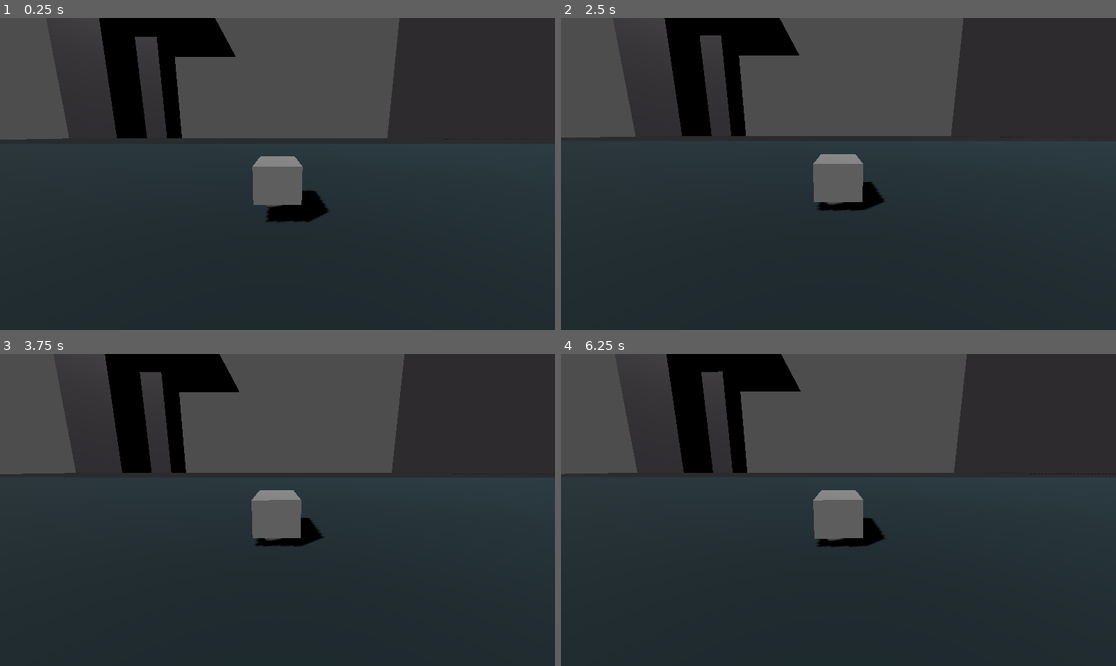
Above: before the commit, frames 1-4 (two rows, left to right).
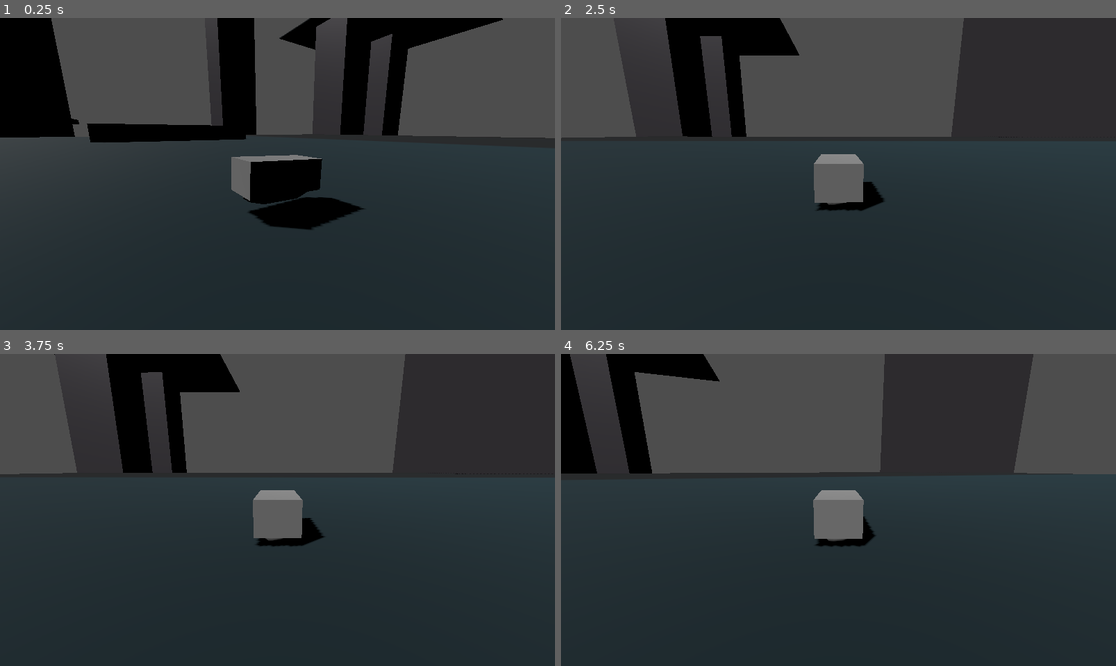
Above: after the commit, the same moments.

Repository: TaxiService/fcar
Game: Godot game, scene res://main.tscn
Two runs of this game, one before a commit and one after it. Both use one fixed random seed, a clock stepped at 60 frames per second and the inputs below. The engine's default icon, where the game draws it, is replaced by a stand-in: a white triangle on a blue panel in a dark square.
Inputs (mouse positions are in pixels of both pictures, inside the frame that each line leads up to):
- Up to frame 1 (0.25 s): no input
- Up to frame 2 (2.5 s): move the mouse to (960, 158) at 0.52 s; hold D (strafe_right) 0.53-1.28 s; hold C (crouch) 0.53-1.28 s; click (960, 158) at 0.67 s; tap Space (jump) at 0.77, 1.52 s; move the mouse to (727, 189) at 1.27 s; hold S (backward) 1.28-2.03 s; tap C (crouch) at 1.35 s; click (727, 189) at 1.42 s; move the mouse to (894, 105) at 2.02 s; hold D (strafe_right) from 2.03 s (still down); hold C (crouch) from 2.03 s (still down); click (894, 105) at 2.17 s
- Up to frame 3 (3.75 s): move the mouse to (249, 572) at 2.77 s; release D (strafe_right) at 2.78 s; release C (crouch) at 2.78 s; hold W (forward) 2.78-3.53 s; tap C (crouch) at 2.85 s; click (249, 572) at 2.92 s; tap Space (jump) at 3.02 s; move the mouse to (444, 556) at 3.52 s; hold A (strafe_left) from 3.53 s (still down); hold C (crouch) from 3.53 s (still down); click (444, 556) at 3.67 s
- Up to frame 4 (6.25 s): tap Space (jump) at 3.77, 4.52, 6.02 s; move the mouse to (672, 463) at 4.27 s; release C (crouch) at 4.28 s; tap C (crouch) at 4.35, 5.85 s; click (672, 463) at 4.42 s; move the mouse to (866, 510) at 5.02 s; release A (strafe_left) at 5.03 s; hold S (backward) 5.03-5.78 s; hold C (crouch) 5.03-5.78 s; click (866, 510) at 5.17 s; move the mouse to (755, 432) at 5.77 s; hold D (strafe_right) from 5.78 s (still down); click (755, 432) at 5.92 s

The runs differ from the first frame. In frame 1, 33% of the frame differs, in the area x 0-100%, y 0-68%; in frame 2, 0.3%; in frame 3, 0.4%; in frame 4, 23%.

Commit message:
Implement camera yaw lag and mouselook system
Camera improvements for better steering feel:
- Added camera yaw lag (camera_yaw_lag_speed) for over/understeer sensation
- Camera no longer instantly follows car rotation, swings out during turns
- Lower lag speed = more dramatic camera swing

Mouselook features (GTA-style):
- Hold right mouse or middle mouse to free-look around car
- Mouse sensitivity and max pitch angle (60°) configurable
- Auto-return after 2 second delay when mouselook released
- Camera smoothly returns to default position behind car

Technical improvements:
- Pitch now pivots around car position, keeping car centered in frame
- Fixed camera offset to -5Z for correct positioning behind car
- Proper angle wraparound handling for smooth yaw transitions
- Mouse captured automatically on start

🤖 Generated with [Claude Code](https://claude.com/claude-code)

Co-Authored-By: Claude Sonnet 4.5 <noreply@anthropic.com>

Diff:
--- a/Camera3D.gd
+++ b/Camera3D.gd
@@ -1,19 +1,51 @@
 extends Camera3D
 
 @export var target: Node3D
-@export var offset: Vector3 = Vector3(0, 1, 5)
+@export var offset: Vector3 = Vector3(0, 1, -5)  # Negative Z to position camera behind car
 
 # Position following (keep high for responsive camera)
 @export var position_lerp_speed: float = 25.0  # How fast camera position follows car
 
-# Rotation speeds for stable flight
-@export var rotation_lerp_speed: float = 8.0
+# Camera yaw lag (creates over/understeer feel)
+@export var camera_yaw_lag_speed: float = 5.0  # How fast camera catches up to car's rotation (lower = more lag)
 
 # Rotation speed during crash/tumble
 @export var crash_rotation_lerp_speed: float = 3.0
 
 # When to slow down rotation
 @export var tilt_threshold_for_slow_camera: float = 45.0  # Start slowing camera rotation at this tilt
+
+# Mouselook settings
+@export var mouse_sensitivity: float = 0.3  # Mouse look sensitivity
+@export var max_mouse_pitch: float = 60.0  # Max degrees to look up/down
+@export var auto_return_delay: float = 2.0  # Seconds of no mouse input before auto-return starts
+@export var auto_return_speed: float = 3.0  # How fast camera returns to default after mouselook
+
+# Internal state
+var camera_yaw: float = 0.0  # Current camera yaw angle (radians)
+var mouse_yaw_offset: float = 0.0  # Mouse look yaw offset (radians)
+var mouse_pitch_offset: float = 0.0  # Mouse look pitch offset (radians)
+var time_since_mouse_input: float = 0.0  # Timer for auto-return
+var is_mouselooking: bool = false  # Whether mouselook is active
+
+func _ready():
+	# Capture mouse for mouselook
+	Input.mouse_mode = Input.MOUSE_MODE_CAPTURED
+
+func _input(event):
+	# Handle mouse movement for mouselook
+	if event is InputEventMouseMotion:
+		# Right mouse button or middle mouse button for mouselook
+		if Input.is_mouse_button_pressed(MOUSE_BUTTON_RIGHT) or Input.is_mouse_button_pressed(MOUSE_BUTTON_MIDDLE):
+			is_mouselooking = true
+			time_since_mouse_input = 0.0  # Reset timer
+
+			# Apply mouse movement to offsets
+			mouse_yaw_offset -= event.relative.x * deg_to_rad(mouse_sensitivity)
+			mouse_pitch_offset -= event.relative.y * deg_to_rad(mouse_sensitivity)
+
+			# Clamp pitch to prevent flipping
+			mouse_pitch_offset = clamp(mouse_pitch_offset, deg_to_rad(-max_mouse_pitch), deg_to_rad(max_mouse_pitch))
 
 func _physics_process(delta):
 	if !target:
@@ -24,16 +56,7 @@
 	var tilt_angle = rad_to_deg(acos(clamp(car_up.dot(Vector3.UP), -1.0, 1.0)))
 	var car_is_stable = target.is_stable if "is_stable" in target else true
 
-	# Determine rotation speed based on tilt/stability
-	# Position always follows fast - rotation slows during crashes
-	var current_rotation_speed = rotation_lerp_speed
-	if not car_is_stable or tilt_angle > tilt_threshold_for_slow_camera:
-		# Car is crashing or heavily tilted - slow rotation only
-		current_rotation_speed = crash_rotation_lerp_speed
-
-	# Extract only the yaw (Y-axis rotation) from the target
-	# This prevents camera from rolling/pitching with the car
-	# In Godot, -Z is forward, so we use -basis.z
+	# Extract car's yaw angle
 	var target_forward = -target.global_transform.basis.z
 	var target_yaw_forward = Vector3(target_forward.x, 0, target_forward.z).normalized()
 
@@ -43,23 +66,78 @@
 		target_yaw_forward.y = 0
 		target_yaw_forward = target_yaw_forward.normalized()
 
-	# Create a transform that only follows yaw, not roll/pitch
-	var yaw_basis = Basis.looking_at(target_yaw_forward, Vector3.UP)
+	# Calculate target yaw angle from car
+	var target_yaw = atan2(target_yaw_forward.x, target_yaw_forward.z)
 
-	# Calculate camera target position using yaw-only rotation
+	# Mouselook auto-return logic
+	if is_mouselooking:
+		# Not actively mouselooking if no mouse buttons pressed
+		if not Input.is_mouse_button_pressed(MOUSE_BUTTON_RIGHT) and not Input.is_mouse_button_pressed(MOUSE_BUTTON_MIDDLE):
+			is_mouselooking = false
+
+	# Handle auto-return timer
+	if not is_mouselooking:
+		time_since_mouse_input += delta
+
+		# After delay, start returning to default
+		if time_since_mouse_input >= auto_return_delay:
+			# Lerp mouse offsets back to 0
+			mouse_yaw_offset = lerp(mouse_yaw_offset, 0.0, auto_return_speed * delta)
+			mouse_pitch_offset = lerp(mouse_pitch_offset, 0.0, auto_return_speed * delta)
+
+	# Determine yaw lerp speed based on car stability
+	var current_yaw_speed = camera_yaw_lag_speed
+	if not car_is_stable or tilt_angle > tilt_threshold_for_slow_camera:
+		# Slow down camera during crashes
+		current_yaw_speed = crash_rotation_lerp_speed
+
+	# Smoothly lerp camera yaw towards car's yaw (creates lag effect)
+	# Normalize angle difference to handle wraparound
+	var yaw_diff = target_yaw - camera_yaw
+	while yaw_diff > PI:
+		yaw_diff -= TAU
+	while yaw_diff < -PI:
+		yaw_diff += TAU
+
+	camera_yaw += yaw_diff * current_yaw_speed * delta
+
+	# Calculate effective yaw including mouse offset
+	var effective_yaw = camera_yaw + mouse_yaw_offset
+
+	# Create basis from effective yaw (camera's base rotation)
+	var yaw_basis = Basis()
+	yaw_basis = yaw_basis.rotated(Vector3.UP, effective_yaw)
+
+	# Calculate base camera position (without pitch offset)
 	var offset_rotated = yaw_basis * offset
-	var target_position = target.global_position + offset_rotated
+	var base_camera_position = target.global_position + offset_rotated
 
-	# Position follows car directly (fast, no lag)
-	global_position = global_position.lerp(target_position, position_lerp_speed * delta)
+	# Apply pitch rotation around the car's position
+	# This keeps the car centered when looking up/down
+	if abs(mouse_pitch_offset) > 0.001:
+		# Get the vector from car to camera
+		var to_camera = base_camera_position - target.global_position
 
-	# Rotation follows smoothly (this is where we prevent jarring movements)
-	var look_target = target.global_position
-	var current_forward = -global_transform.basis.z
-	var desired_forward = (look_target - global_position).normalized()
-	var smoothed_forward = current_forward.lerp(desired_forward, current_rotation_speed * delta).normalized()
+	 		# Get right vector for pitch axis (perpendicular to car-to-camera direction)
+		var right = to_camera.cross(Vector3.UP).normalized()
 
-	# Update camera orientation
-	if smoothed_forward.length() > 0.01:
-		var new_basis = Basis.looking_at(smoothed_forward, Vector3.UP)
-		global_transform.basis = new_basis
+		# Rotate the camera position around the car
+		to_camera = to_camera.rotated(right, mouse_pitch_offset)
+
+		# Set final camera position
+		var target_position = target.global_position + to_camera
+		global_position = global_position.lerp(target_position, position_lerp_speed * delta)
+	else:
+		# No pitch offset, use base position
+		global_position = global_position.lerp(base_camera_position, position_lerp_speed * delta)
+
+	# Calculate final camera orientation - always look at the car
+	var direction_to_car = (target.global_position - global_position).normalized()
+
+	# Build final basis looking at car
+	if direction_to_car.length() > 0.01:
+		# Use look_at style basis construction
+		var right = direction_to_car.cross(Vector3.UP).normalized()
+		var up = right.cross(direction_to_car).normalized()
+		var final_basis = Basis(right, up, -direction_to_car)
+		global_transform.basis = final_basis
--- a/main.tscn
+++ b/main.tscn
@@ -214,38 +214,13 @@
 physics_material_override = SubResource("PhysicsMaterial_elbkq")
 gravity_scale = 2.0
 center_of_mass_mode = 1
-center_of_mass = Vector3(0, -0.3, 0)
+center_of_mass = Vector3(0, -0.3, -0.1)
 continuous_cd = true
 contact_monitor = true
 max_contacts_reported = 10
 linear_damp = 1.0
 angular_damp = 1.0
 script = ExtResource("1_fr0kx")
-hover_thrust = 3.0
-heightlock_thrust = 5.0
-max_thrust = 10.0
-max_thrust_angle = 50.0
-pitch_differential = 0.5
-roll_differential = 0.35
-pitch_acceleration = 3.0
-roll_acceleration = 3.0
-throttle_acceleration = 2.5
-yaw_acceleration = 0.8
-yaw_thrust_angle = 30.0
-max_angular_speed = 2.0
-height_lock_strength = 0.8
-height_lock_dissipation = 0.5
-height_lock_refresh_threshold = 0.8
-throttle_power = 2.0
-stabilizer_strength = 25.0
-max_tilt_for_stabilizer = 45.0
-recovery_time = 1.5
-grace_period = 3.0
-auto_flip_strength = 25.0
-stable_angular_damp = 1.8
-unstable_angular_damp = 0.8
-stable_linear_damp = 2.0
-unstable_linear_damp = 0.85
 
 [node name="CollisionShape3D" type="CollisionShape3D" parent="FCar"]
 shape = SubResource("BoxShape3D_eaf57")
